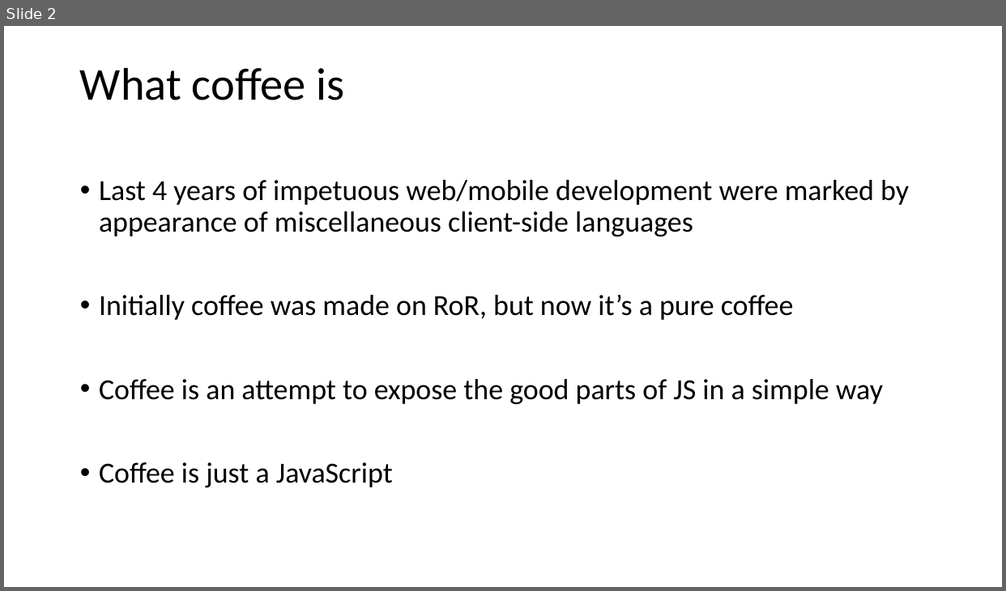
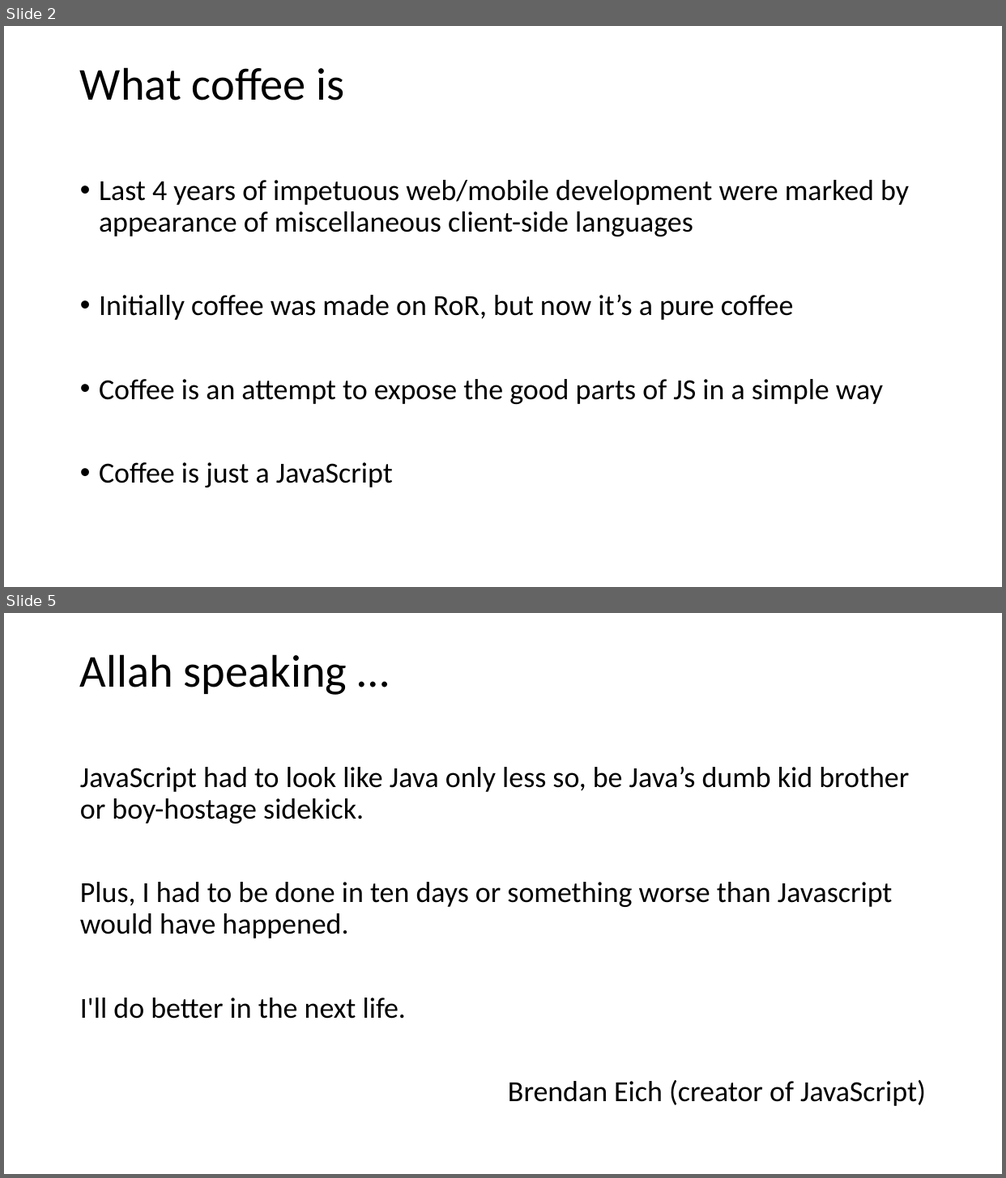
Before and after one commit to vba/presentations, a slide deck: coffeescript/coffeescript.pptx. Shown one above the other, each under a label of ours: slide 2 before the commit, slides 2 and 5 after it; the slides between them are not shown. The pictures are 1006x591 and 1006x1178 pixels, drawn with LibreOffice and Linux fonts; fonts in the diff are those of the drawing. Boxes give left, top, right and bottom in pixels: in the first picture for what was removed or moved away, otherwise in the second. Text is boxed around its words. In the diff, an @@ line names an element or a change of style, - is before the commit and + after.

```diff
--- a/coffeescript/coffeescript.pptx
+++ b/coffeescript/coffeescript.pptx
@@ slide 5 added at bbox=[4, 613, 1002, 1174], background #FFFFFF @@
@@ title added at bbox=[80, 654, 347, 695], 44 pt, text #000000 @@
+Allah speaking …
@@ text added at bbox=[80, 766, 926, 1106], 28 pt, text #000000 @@
+JavaScript had to look like Java only less so, be Java’s dumb kid brother or boy-hostage sidekick.
+Plus, I had to be done in ten days or something worse than Javascript would have happened.
+I'll do better in the next life.
+Brendan Eich (creator of JavaScript)
```
Also in this commit, not shown: 1 slide changed, 8 other slides added, 1 slide removed.
